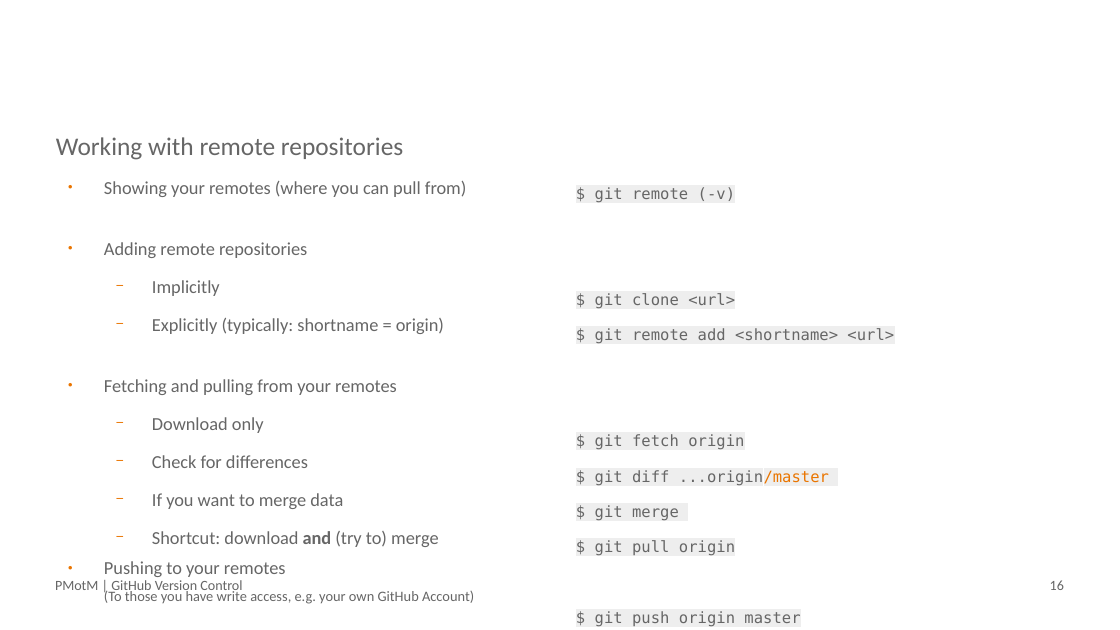
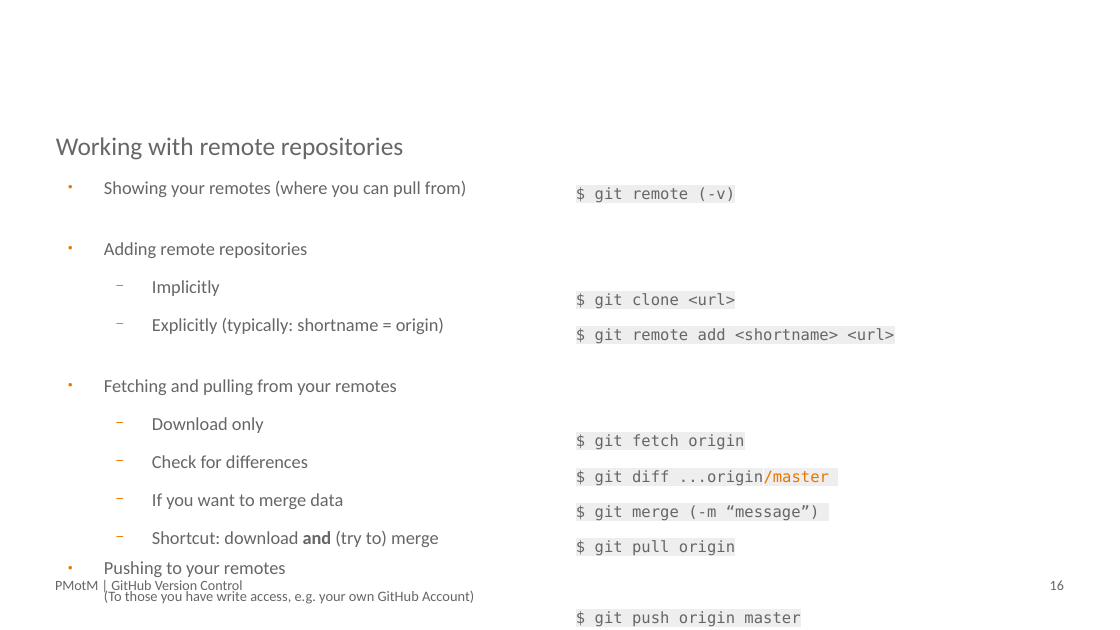
Before and after one commit to NiclasRieger/PythonModuleoftheMonth, a slide deck: slide 16 of 20200724-github/20200724-pmotm-github.odp. Drawn at 1120x630 pixels with LibreOffice and Linux fonts; fonts in the diff are those of the drawing; background and template pictures are left out. Boxes give left, top, right and bottom in pixels: in the first picture for what was removed or moved away, otherwise in the second. Text is boxed around its words. In the diff, an @@ line names an element or a change of style, - is before the commit and + after.

Commit message:
update presentation

```diff
--- a/20200724-github/20200724-pmotm-github.odp
+++ b/20200724-github/20200724-pmotm-github.odp
@@ text at (x1=595, y1=505, x2=820, y2=521): text changed @@
-$ git merge
+$ git merge (-m “message”)
```
